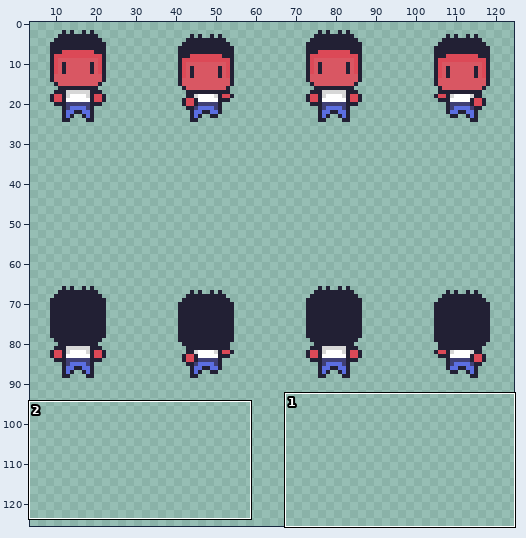
Two versions of one sprite sheet, res/RedGuy/redGuy.png. Above: a wide view before the commit, with the close-up outlined.
Close-up. The starting point:
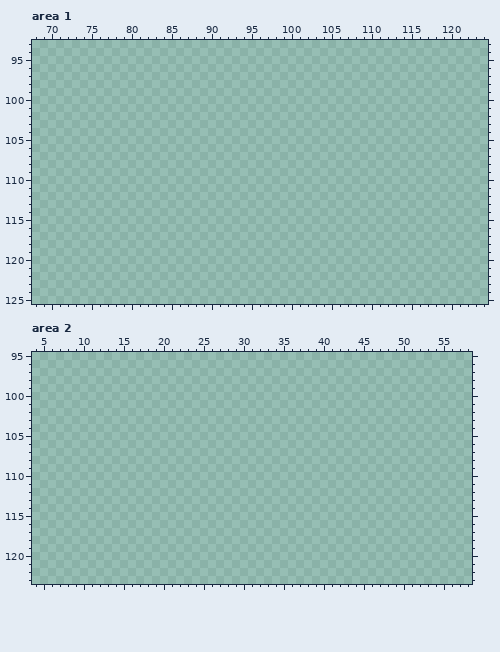
The file is 128x128 pixels. Shown: area 1: x 68..124, y 93..125; area 2: x 4..58, y 95..123. The wide view leaves out empty margins. The commit also changed other parts of the picture, which this record leaves out.
Palette (. is transparent): 
Once edited:
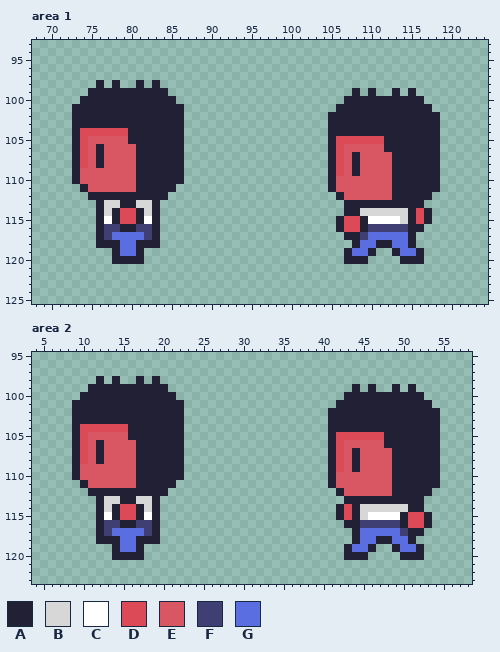
Colours new in this view: A #222034  B #d7d7d7  C #ffffff  D #dc4957  E #d95763  F #3f3f74  G #5b6ee1
The edit:
Changed rows in their new state; - is an unchanged pixel.
Area 1:
first column x 73:
 98 ---A-A--A-A-----------------------------------
 99 --AAAAAAAAAA-----------------------A-A--A-A---
100 -AAAAAAAAAAAA---------------------AAAAAAAAAA--
101 AAAAAAAAAAAAAA-------------------AAAAAAAAAAAA-
102 AAAAAAAAAAAAAA------------------AAAAAAAAAAAAAA
103 AAAAAAAAAAAAAA------------------AAAAAAAAAAAAAA
104 ADDDDDDAAAAAAA------------------AAAAAAAAAAAAAA
105 ADEEEEEAAAAAAA------------------ADDDDDDAAAAAAA
106 ADEAEEEEAAAAAA------------------ADEEEEEAAAAAAA
107 ADEAEEEEAAAAAA------------------ADEAEEEEAAAAAA
108 ADEAEEEEAAAAAA------------------ADEAEEEEAAAAAA
109 AEEEEEEEAAAAAA------------------ADEAEEEEAAAAAA
110 AEEEEEEEAAAAAA------------------AEEEEEEEAAAAAA
111 -AEEEEEEAAAAA-------------------AEEEEEEEAAAAAA
112 --AAAAAAAAAA---------------------AEEEEEEAAAAA-
113 ---ABBAABBA-----------------------AAAAAAAAAA--
114 ---ABADDABA-----------------------AABBBBBBADA-
115 ---ACADDACA----------------------ADDACCCCBADA-
116 ---AFFAAFFA----------------------ADDAFFFFFAA--
117 ---AFGGGGFA-----------------------AAFGGGGGA---
118 ---AAAGGAAA------------------------AGGAAGGA---
119 -----AGGA-------------------------AGGA--AGGA--
120 -----AAAA-------------------------AAA----AAA--
Area 2:
first column x 9:
 98 ---A-A--A-A-----------------------------------
 99 --AAAAAAAAAA-----------------------A-A--A-A---
100 -AAAAAAAAAAAA---------------------AAAAAAAAAA--
101 AAAAAAAAAAAAAA-------------------AAAAAAAAAAAA-
102 AAAAAAAAAAAAAA------------------AAAAAAAAAAAAAA
103 AAAAAAAAAAAAAA------------------AAAAAAAAAAAAAA
104 ADDDDDDAAAAAAA------------------AAAAAAAAAAAAAA
105 ADEEEEEAAAAAAA------------------ADDDDDDAAAAAAA
106 ADEAEEEEAAAAAA------------------ADEEEEEAAAAAAA
107 ADEAEEEEAAAAAA------------------ADEAEEEEAAAAAA
108 ADEAEEEEAAAAAA------------------ADEAEEEEAAAAAA
109 AEEEEEEEAAAAAA------------------ADEAEEEEAAAAAA
110 AEEEEEEEAAAAAA------------------AEEEEEEEAAAAAA
111 -AEEEEEEAAAAA-------------------AEEEEEEEAAAAAA
112 --AAAAAAAAAA---------------------AEEEEEEAAAAA-
113 ---ABBAABBA-----------------------AAAAAAAAAA--
114 ---ABADDABA----------------------ADABBBBBBAA--
115 ---ACADDACA----------------------ADABCCCCADDA-
116 ---AFFAAFFA-----------------------AAFFFFFADDA-
117 ---AFGGGGFA------------------------AGGGGGFAA--
118 ---AAAGGAAA------------------------AGGAAGGA---
119 -----AGGA-------------------------AGGA--AGGA--
120 -----AAAA-------------------------AAA----AAA--
